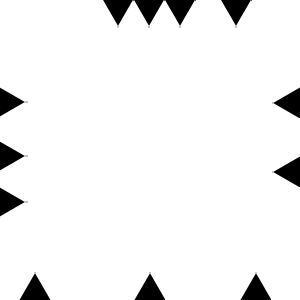
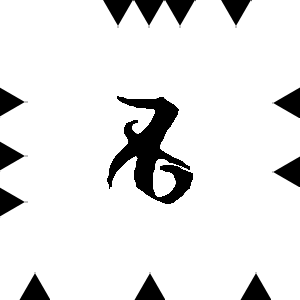
Before/after of a 300x300 layered artwork. What changed in the layer stack:
added layer "Capa 12" above "Capa 10" over [107, 96, 193, 204]
